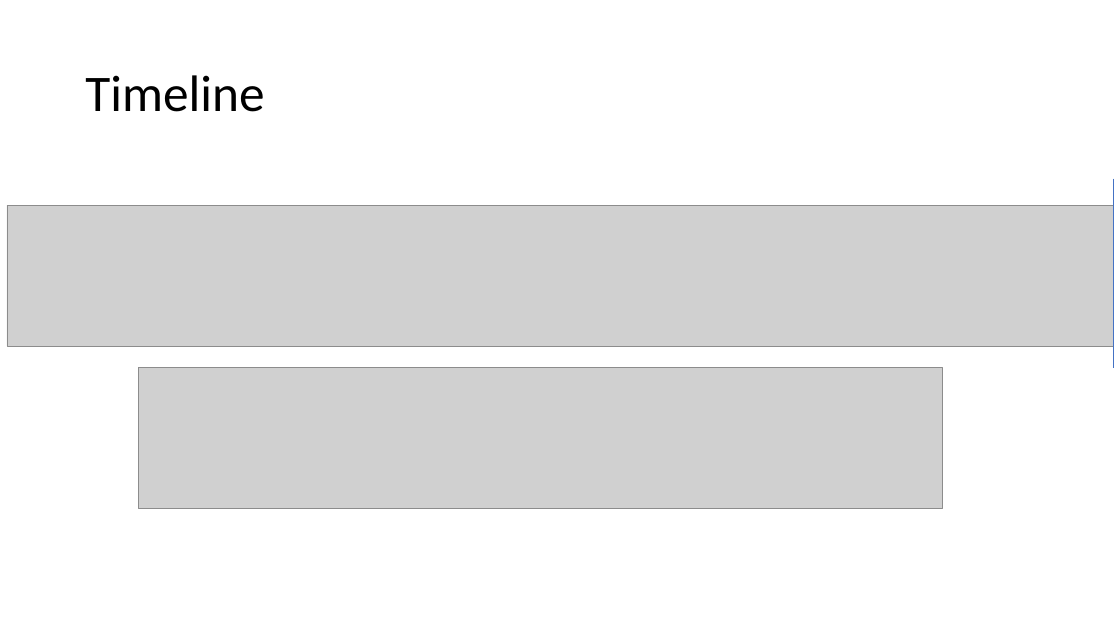
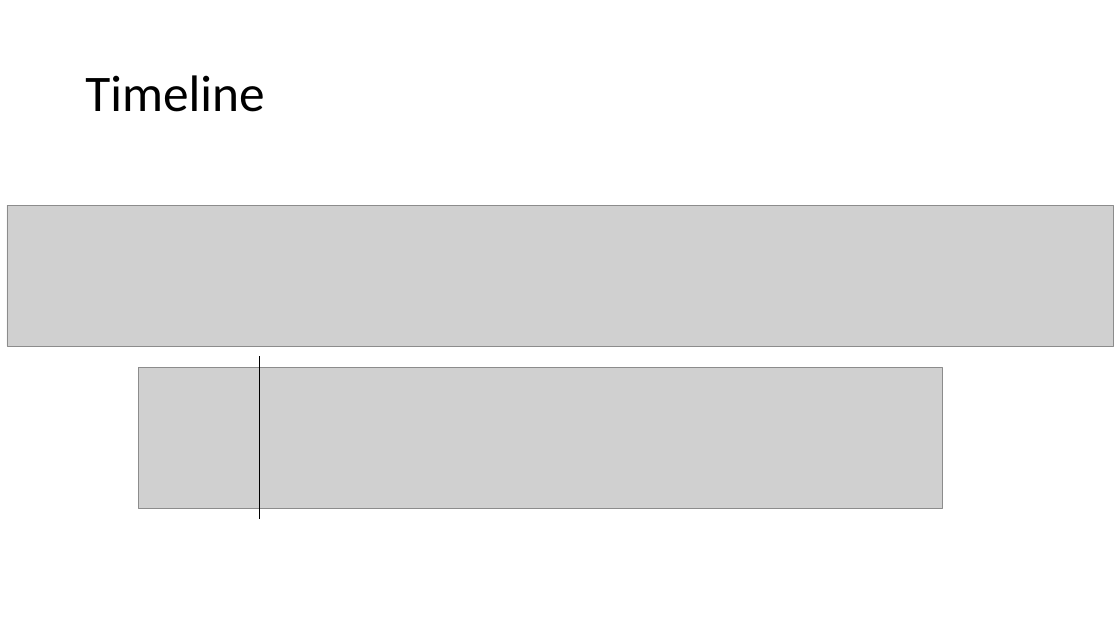
Before and after one commit to MiguelLoureiro98/timecave, a slide deck: slide 8 of papers/.ppt/TimeSeriesCV_15032024.pptx (slide 3 before the commit). Drawn at 1120x630 pixels with LibreOffice and Linux fonts; fonts in the diff are those of the drawing; grey boxes stand for pictures. Boxes give left, top, right and bottom in pixels: in the first picture for what was removed or moved away, otherwise in the second. Text is boxed around its words. In the diff, an @@ line names an element or a change of style, - is before the commit and + after.

```diff
--- a/papers/.ppt/TimeSeriesCV_15032024.pptx
+++ b/papers/.ppt/TimeSeriesCV_15032024.pptx
@@ line moved from (1113, 179) - (1113, 368) to (260, 356) - (260, 518) @@
@@ line (260, 356) - (260, 518): stroke #4472C4 0.5 pt to #000000 1 pt @@
```
Also in this commit, not shown: 1 other slide changed, 5 slides added, 22 slides removed, 2 other files.
